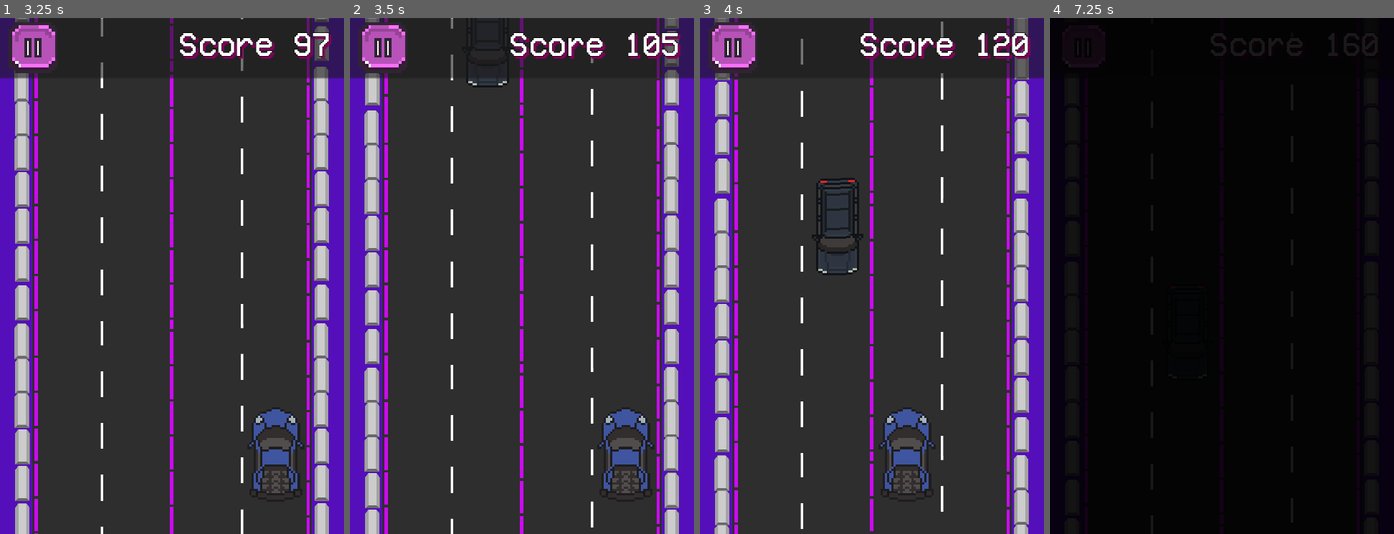
Above: before the commit, frames 1-4 (left to right).
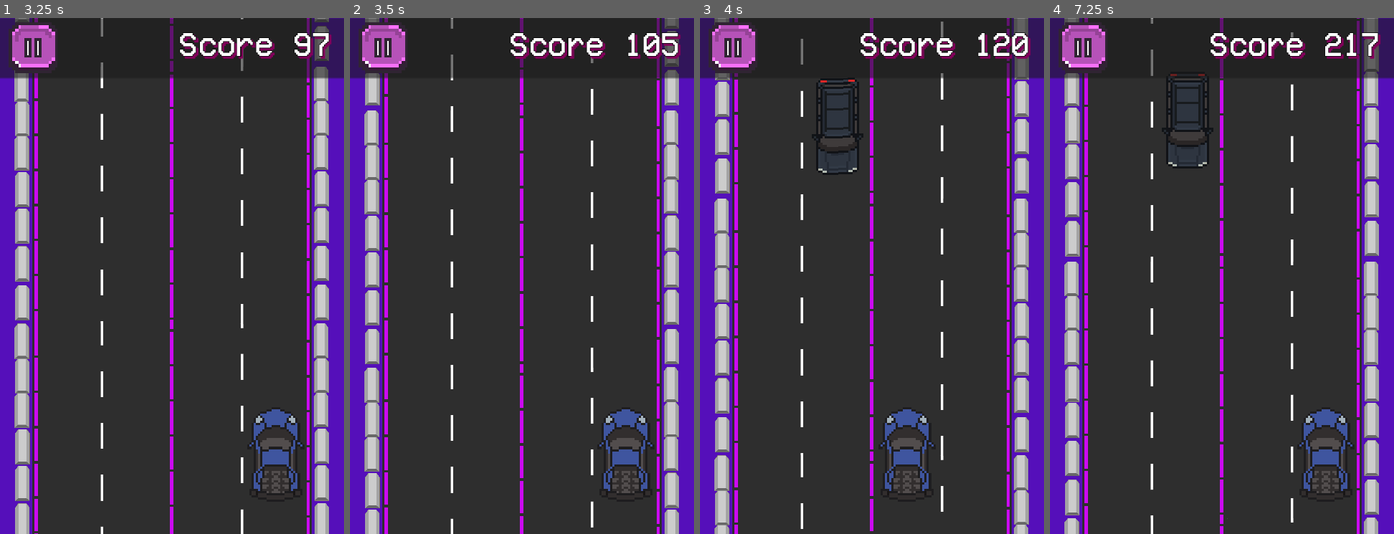
Above: after the commit, the same moments.

Repository: Maxsonin/Race-Game-for-Hackathon
Game: Godot game, scene res://scene/main/main.tscn
The game is run twice, just before and just after one commit, with the same random seed, the same clock (stepped at 60 frames per second) and the same inputs. This scene is started directly instead of the project's main scene.
Inputs:
- Up to frame 1 (3.25 s): hold D (MoveRight) 0.53-1.28 s; hold A (MoveLeft) 1.28-2.03 s; hold D (MoveRight) from 2.03 s (still down)
- Up to frame 2 (3.5 s): keep holding D (MoveRight)
- Up to frame 3 (4 s): release D (MoveRight) at 3.53 s; hold A (MoveLeft) from 3.53 s (still down)
- Up to frame 4 (7.25 s): release A (MoveLeft) at 5.78 s; hold D (MoveRight) from 5.78 s (still down)

Frame 1 is identical in both runs. In frame 2, less than 0.1% of the frame differs, in the area x 33-47%, y 11-14%; in frame 3, 1.3%; in frame 4, 99%, in the area x 0-100%, y 0-100%.

Commit message:
better npc cars spawning

Diff:
--- a/obstacles/obstacles_generator.gd
+++ b/obstacles/obstacles_generator.gd
@@ -44,9 +44,11 @@
 	spawner.scene = obstacle
 	boo = spawn_points.pick_random()
 	while boo == prev_picked_by_random:
+		#if obstacle.resource_path.split("/")[3] == "sign_obstacle.tscn":
+			#pass
+		boo = spawn_points.pick_random()
 		if boo == prev_prev_picked_by_random: continue
-		boo = spawn_points.pick_random()
 	prev_picked_by_random = boo
-	prev_prev_picked_by_random = 0
+	prev_prev_picked_by_random = prev_picked_by_random
 	spawner.spawn(Vector2(boo, -50))
 	timer.start()
--- a/obstacles/obstacles_generator.tscn
+++ b/obstacles/obstacles_generator.tscn
@@ -22,7 +22,7 @@
 script = ExtResource("1_relre")
 
 [node name="CarObstTimer" type="Timer" parent="."]
-wait_time = 9.0
+wait_time = 10.25
 one_shot = true
 autostart = true
 
@@ -42,11 +42,11 @@
 autostart = true
 
 [node name="JeepObstTimer" type="Timer" parent="."]
-wait_time = 3.0
+wait_time = 3.25
 one_shot = true
 autostart = true
 
 [node name="PickupObstTimer" type="Timer" parent="."]
-wait_time = 4.0
+wait_time = 4.5
 one_shot = true
 autostart = true
